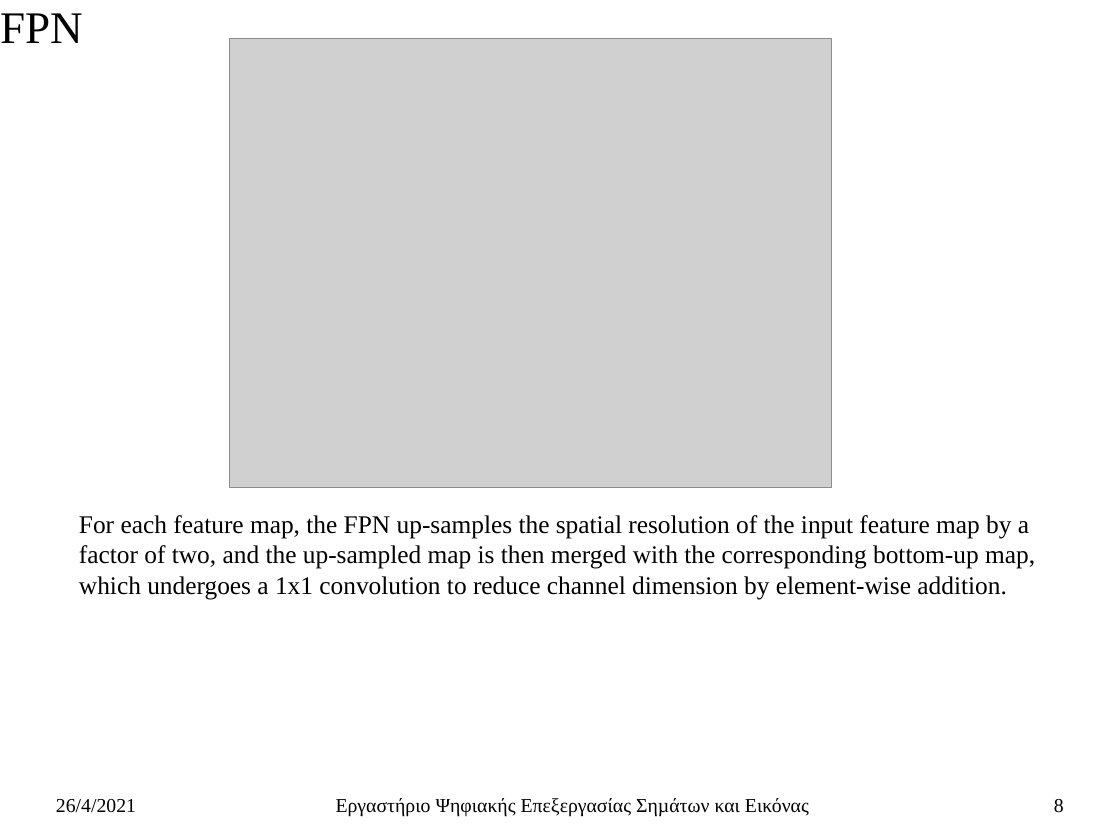
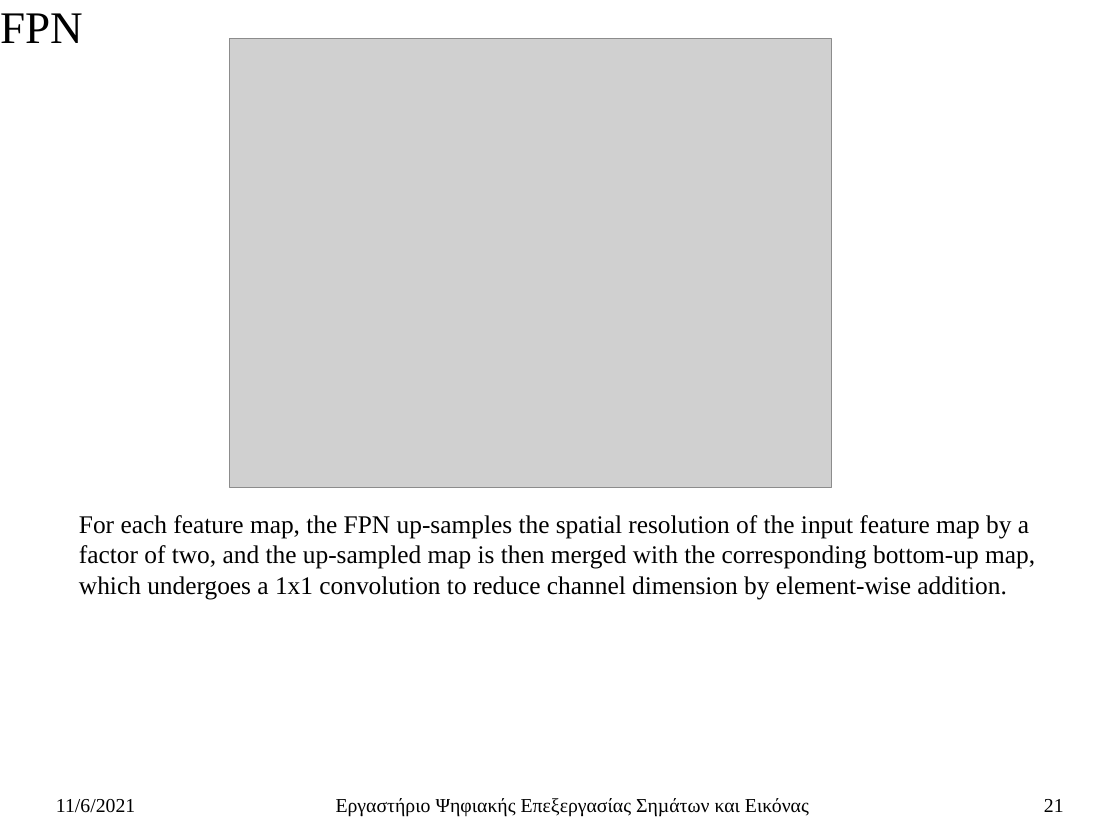
Before and after one commit to ChristosTrimas/ai-detection-systems, a slide deck: slide 21 of thesis/thesis_so_far_presentation_v_0_2.pptx (slide 8 before the commit). Drawn at 1120x840 pixels with LibreOffice and Linux fonts; fonts in the diff are those of the drawing; grey boxes stand for pictures. Boxes give left, top, right and bottom in pixels: in the first picture for what was removed or moved away, otherwise in the second. Text is boxed around its words. In the diff, an @@ line names an element or a change of style, - is before the commit and + after.

```diff
--- a/thesis/thesis_so_far_presentation_v_0_2.pptx
+++ b/thesis/thesis_so_far_presentation_v_0_2.pptx
@@ text at bbox=[56, 799, 135, 813]: text changed @@
-26/4/2021
+11/6/2021
@@ page number at bbox=[1044, 799, 1064, 812]: text changed @@
-8
+21
```
Also in this commit, not shown: 13 other slides changed, 14 slides added, 1 slide removed, 2 other files.
